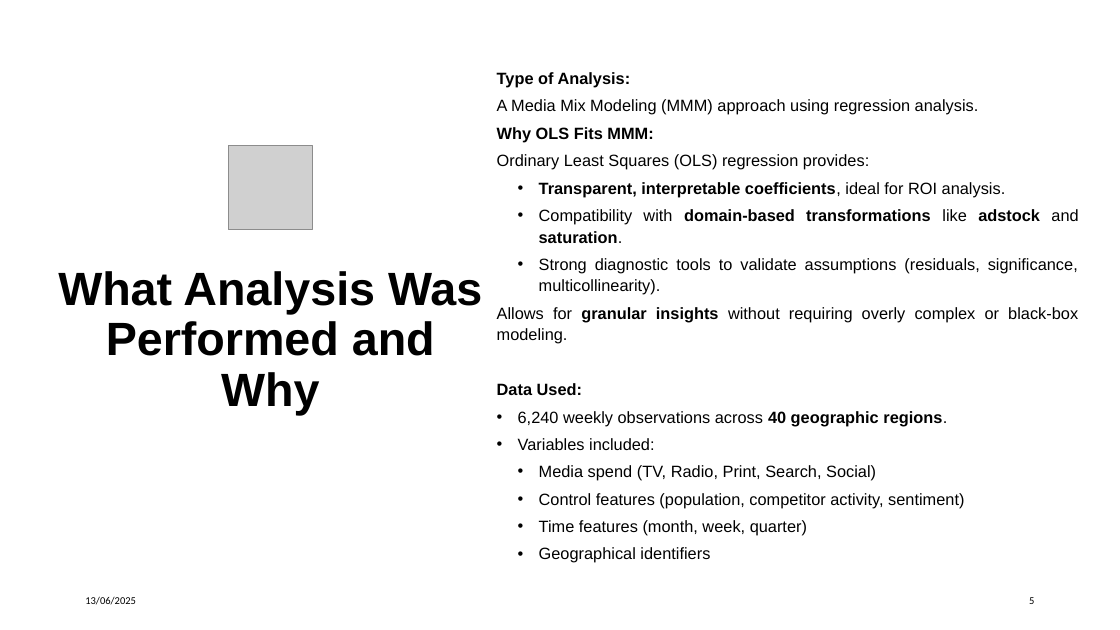
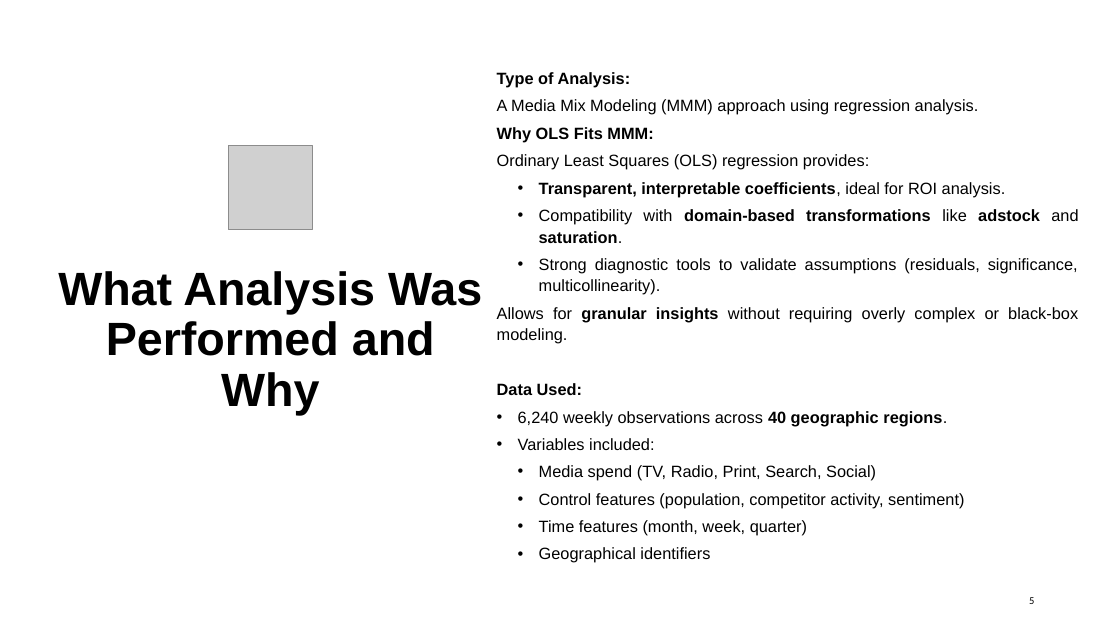
Before and after one commit to RafaRincon/Media-Mix-Modeling-Analysis, a slide deck: slide 5 of documents/MMM.pptx. Drawn at 1120x630 pixels with LibreOffice and Linux fonts; fonts in the diff are those of the drawing; grey boxes stand for pictures. Boxes give left, top, right and bottom in pixels: in the first picture for what was removed or moved away, otherwise in the second. Text is boxed around its words. In the diff, an @@ line names an element or a change of style, - is before the commit and + after.

```diff
--- a/documents/MMM.pptx
+++ b/documents/MMM.pptx
@@ text "Type of Analysis:" at bbox=[497, 99, 1078, 563]: list level 2 to 1 in "Type of Analysis:"; list level 2 to 1 in "A Media Mix Modeling (MMM) ..."; list level 2 to 1 in "Why OLS Fits MMM:"; list level 2 to 1 in "Ordinary Least Squares (OLS) regression ..."; list level 2 to 1 in "Allows for granular insights without ..."; list level 2 to 1 in "Data Used:" @@
@@ text removed at bbox=[85, 596, 136, 605] @@
-13/06/2025
```
Also in this commit, not shown: 6 other slides changed, 3 other files.
